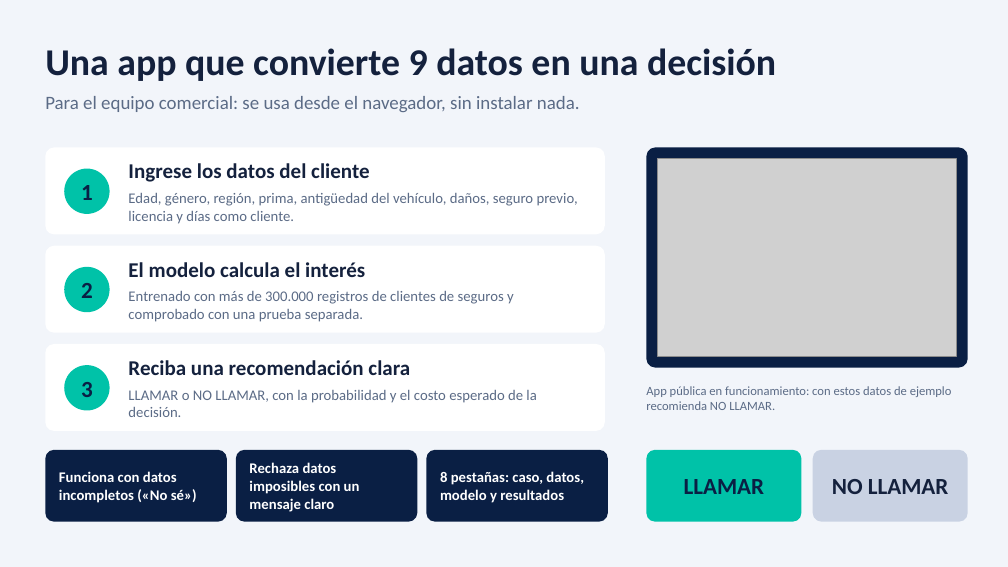
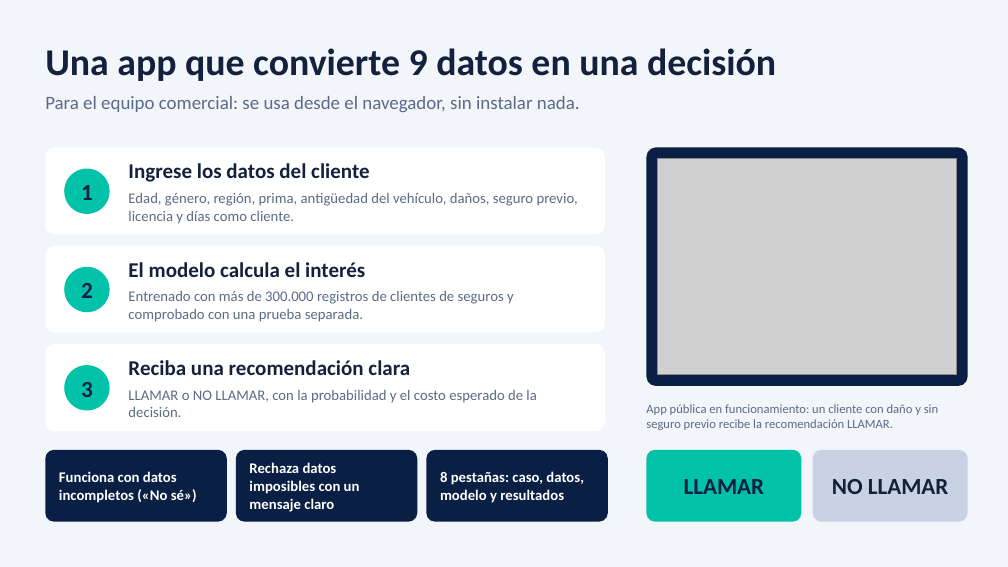
Before and after one commit to andiryospina/proyecto_venta_cruzada_seguro, a slide deck: slide 2 of presentacion/Contacto_Inteligente.pptx. Drawn at 1008x567 pixels with LibreOffice and Linux fonts; fonts in the diff are those of the drawing; grey boxes stand for pictures. Boxes give left, top, right and bottom in pixels: in the first picture for what was removed or moved away, otherwise in the second. Text is boxed around its words. In the diff, an @@ line names an element or a change of style, - is before the commit and + after.

```diff
--- a/presentacion/Contacto_Inteligente.pptx
+++ b/presentacion/Contacto_Inteligente.pptx
@@ rounded rectangle resized from (x1=647, y1=147, x2=968, y2=368) to (x1=647, y1=147, x2=968, y2=386) @@
@@ picture resized from (x1=658, y1=159, x2=957, y2=356) to (x1=658, y1=159, x2=957, y2=375) @@
@@ text at (x1=646, y1=404, x2=938, y2=430): text changed @@
-App pública en funcionamiento: con estos datos de ejemplo recomienda NO LLAMAR.
+App pública en funcionamiento: un cliente con daño y sin seguro previo recibe la recomendación LLAMAR.
```
Also in this commit, not shown: 2 other files.
